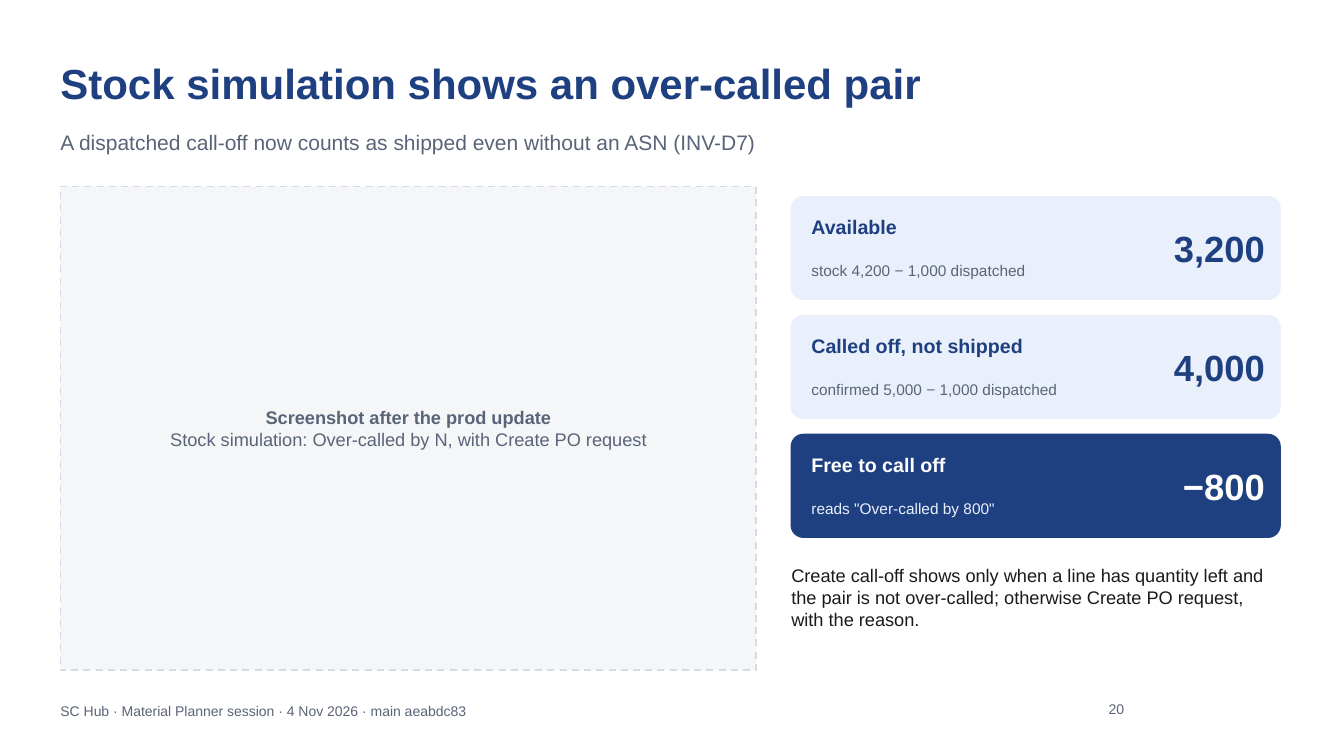
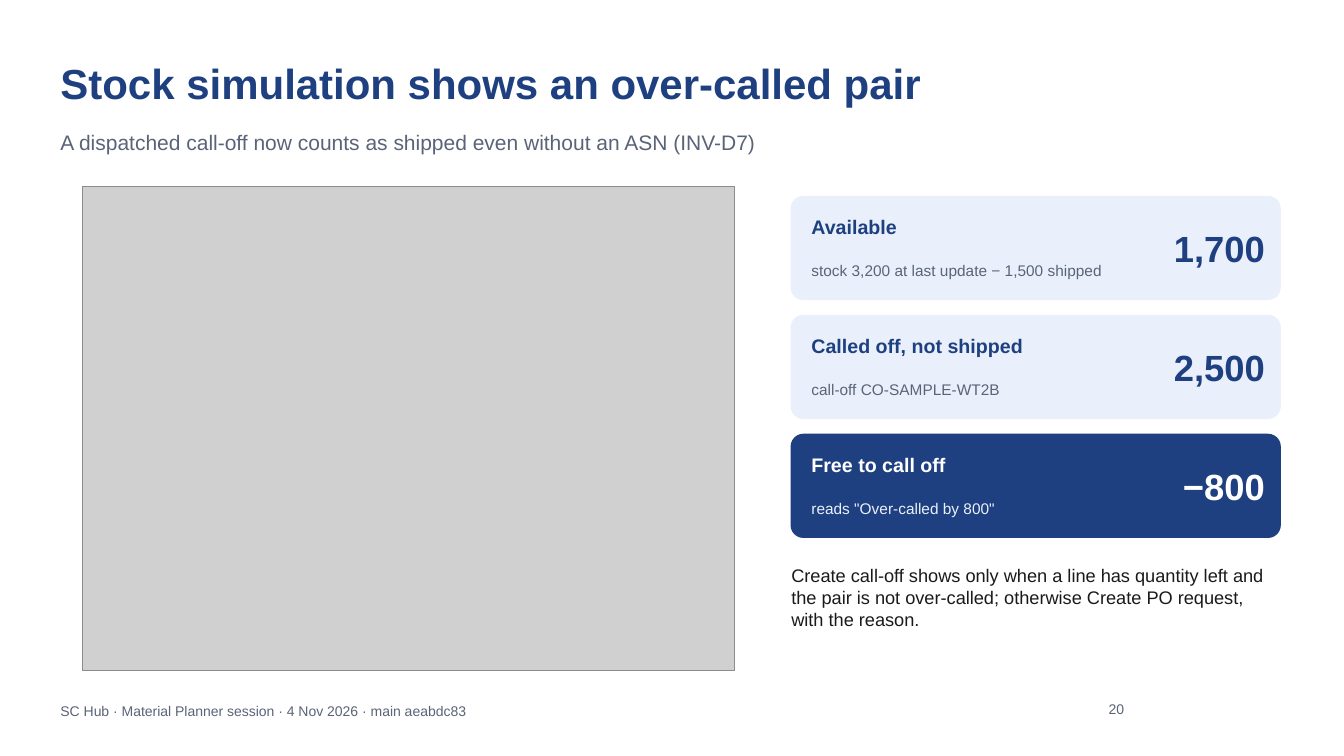
Before and after one commit to javal999/paragon-supplier-portal, a slide deck: slide 20 of docs/supplier-hub/user-guide/SC-Hub-Planner-04-Nov-What-Changed.pptx. Drawn at 1344x756 pixels with LibreOffice and Linux fonts; fonts in the diff are those of the drawing; grey boxes stand for pictures; background and template pictures are left out. Boxes give left, top, right and bottom in pixels: in the first picture for what was removed or moved away, otherwise in the second. Text is boxed around its words. In the diff, an @@ line names an element or a change of style, - is before the commit and + after.

```diff
--- a/docs/supplier-hub/user-guide/SC-Hub-Planner-04-Nov-What-Changed.pptx
+++ b/docs/supplier-hub/user-guide/SC-Hub-Planner-04-Nov-What-Changed.pptx
@@ rectangle removed at [60,187,756,670] @@
@@ picture added at [83,187,735,670] @@
@@ text at [1174,236,1265,268]: text changed @@
-3,200
+1,700
@@ text at [811,265,1102,279]: text changed @@
-stock 4,200 − 1,000 dispatched
+stock 3,200 at last update − 1,500 shipped
@@ text at [1174,355,1265,387]: text changed @@
-4,000
+2,500
@@ text at [811,384,1000,395]: text changed @@
-confirmed 5,000 − 1,000 dispatched
+call-off CO-SAMPLE-WT2B
@@ text removed at [170,411,647,450] @@
-Screenshot after the prod update
-Stock simulation: Over-called by N, with Create PO request
```
Also in this commit, not shown: 7 other slides changed, 2 other files.
